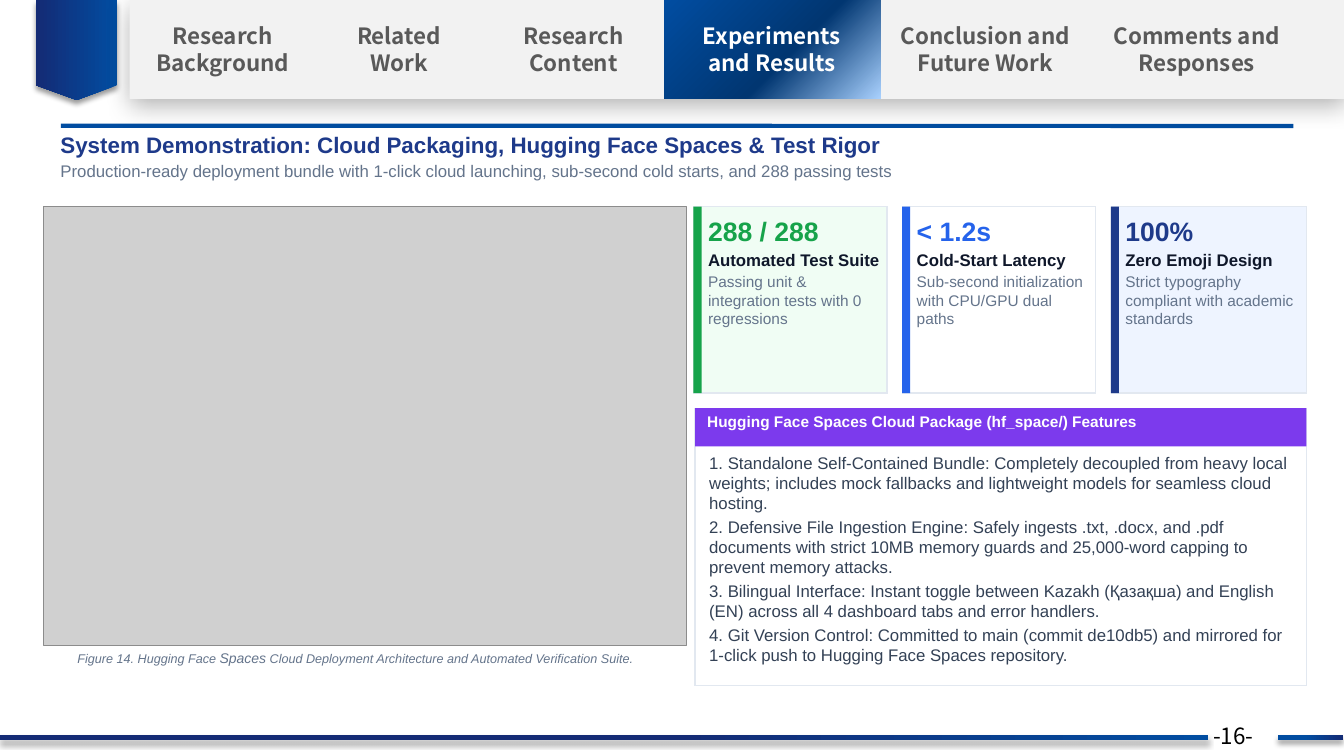
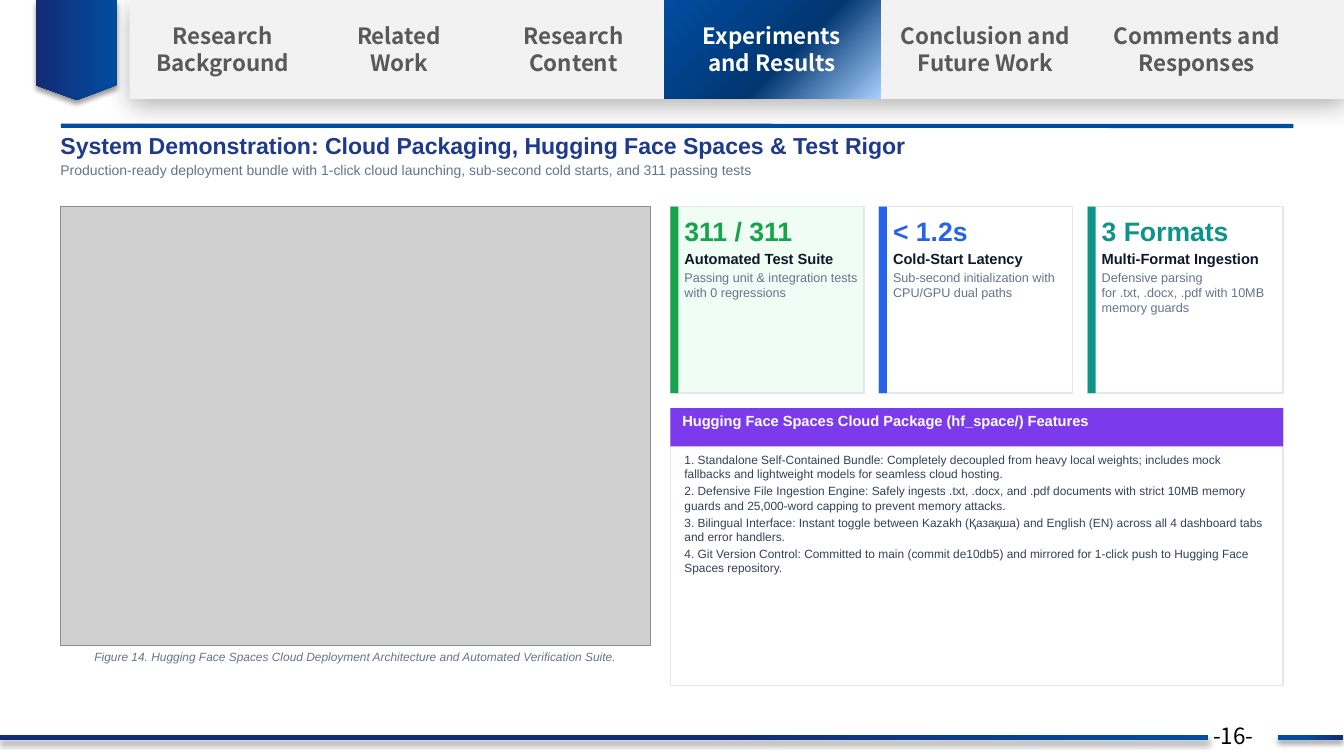
Before and after one commit to nKa1i/kazakh-ai-text-detection, a slide deck: slide 18 of Kazakh_AI_Detection_Thesis_Progress_Prof_Guo.pptx. Drawn at 1344x756 pixels with LibreOffice and Linux fonts; fonts in the diff are those of the drawing; grey boxes stand for pictures; background and template pictures are left out. Boxes give left, top, right and bottom in pixels: in the first picture for what was removed or moved away, otherwise in the second. Text is boxed around its words. In the diff, an @@ line names an element or a change of style, - is before the commit and + after.

Commit message:
chore(presentation): commit updated presentation deck binary with Slide 7 and Slide 18 changes

```diff
--- a/Kazakh_AI_Detection_Thesis_Progress_Prof_Guo.pptx
+++ b/Kazakh_AI_Detection_Thesis_Progress_Prof_Guo.pptx
@@ text at [60, 137, 905, 159]: size 16 to 16.5 pt in "System Demonstration: Cloud Packaging, Hugging Face Spaces ..." @@
@@ text at [60, 165, 751, 178]: text changed; size 12 to 10 pt @@
-Production-ready deployment bundle with 1-click cloud launching, sub-second cold starts, and 288 passing tests
+Production-ready deployment bundle with 1-click cloud launching, sub-second cold starts, and 311 passing tests
@@ picture: place and size @@
-picture at [43, 207, 687, 645]
+picture at [60, 207, 650, 645]
@@ 8 rectangles: place and size @@
-8 rectangles at [694, 207, 1307, 686]
+8 rectangles at [670, 207, 1284, 686]
@@ rectangle at [1088, 207, 1096, 393]: fill #1E3A8A to #0D9488 @@
@@ rectangle at [1088, 207, 1284, 393]: fill #EEF4FF to #FFFFFF @@
@@ text at [684, 222, 792, 242]: text changed @@
-288 / 288
+311 / 311
@@ text "311 / 311": place and size @@
-text "311 / 311" at [708, 222, 879, 327]
+text "311 / 311" at [684, 222, 858, 300]
@@ text "< 1.2s": place and size @@
-text "< 1.2s" at [917, 222, 1083, 327]
+text "< 1.2s" at [893, 222, 1054, 300]
@@ text at [1102, 222, 1264, 315]: text changed; size 11 to 9 pt @@
-100%
-Zero Emoji Design
-Strict typography compliant with academic standards
+3 Formats
+Multi-Format Ingestion
+Defensive parsing for .txt, .docx, .pdf with 10MB memory guards
@@ text at [684, 253, 858, 300]: size 12 to 10.5 pt in "Automated Test Suite"; size 11 to 9 pt in "Passing unit & integration tests with 0 ..." @@
@@ text at [893, 253, 1054, 300]: size 12 to 10.5 pt in "Cold-Start Latency"; size 11 to 9 pt in "Sub-second initialization with CPU/GPU dual paths" @@
@@ text "Hugging Face Spaces Cloud Package ...": place and size @@
-text "Hugging Face Spaces Cloud Package ..." at [707, 416, 1136, 431]
+text "Hugging Face Spaces Cloud Package ..." at [682, 415, 1089, 429]
@@ text "Hugging Face Spaces Cloud Package ..." at [682, 415, 1089, 429]: size 11 to 10.5 pt @@
@@ text "1. Standalone Self-Contained Bundle: Completely ...": place and size @@
-text "1. Standalone Self-Contained Bundle: Completely ..." at [709, 457, 1287, 665]
+text "1. Standalone Self-Contained Bundle: Completely ..." at [684, 455, 1262, 575]
@@ text "1. Standalone Self-Contained Bundle: Completely ..." at [684, 455, 1262, 575]: size 12 to 8.5 pt @@
@@ text "Figure 14. Hugging Face Spaces ..." at [94, 652, 615, 663]: size 9 to 8.5 pt; size 10 to 8.5 pt in "Spaces" @@
```
Also in this commit, not shown: 2 other slides changed.
